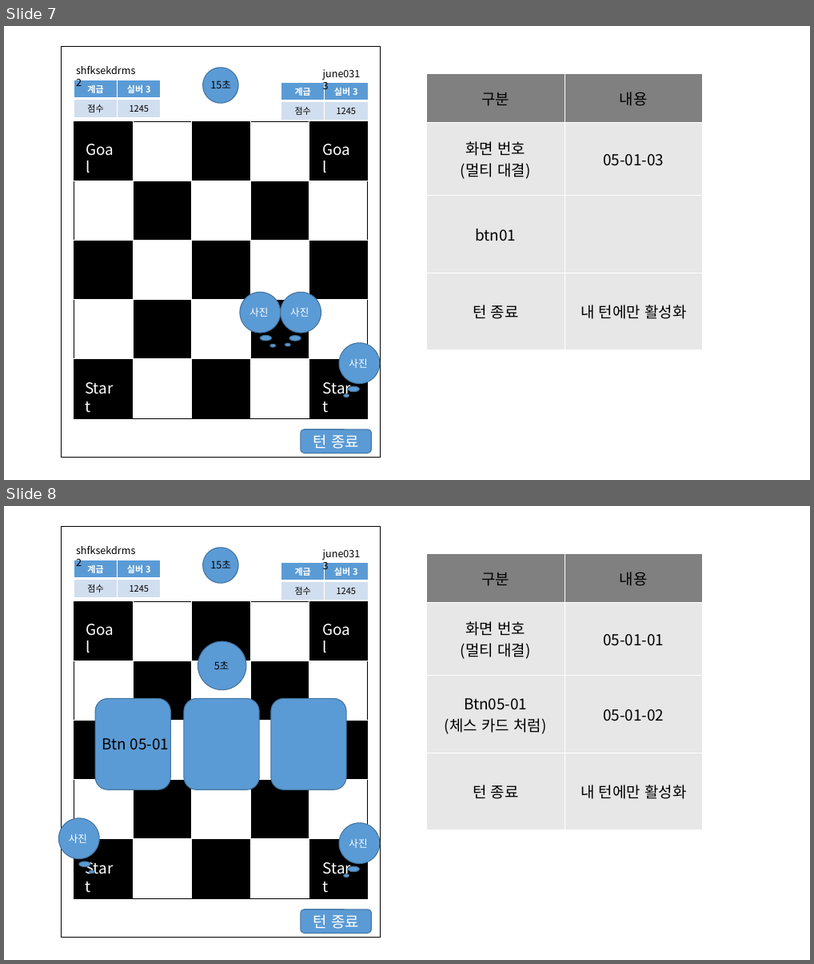
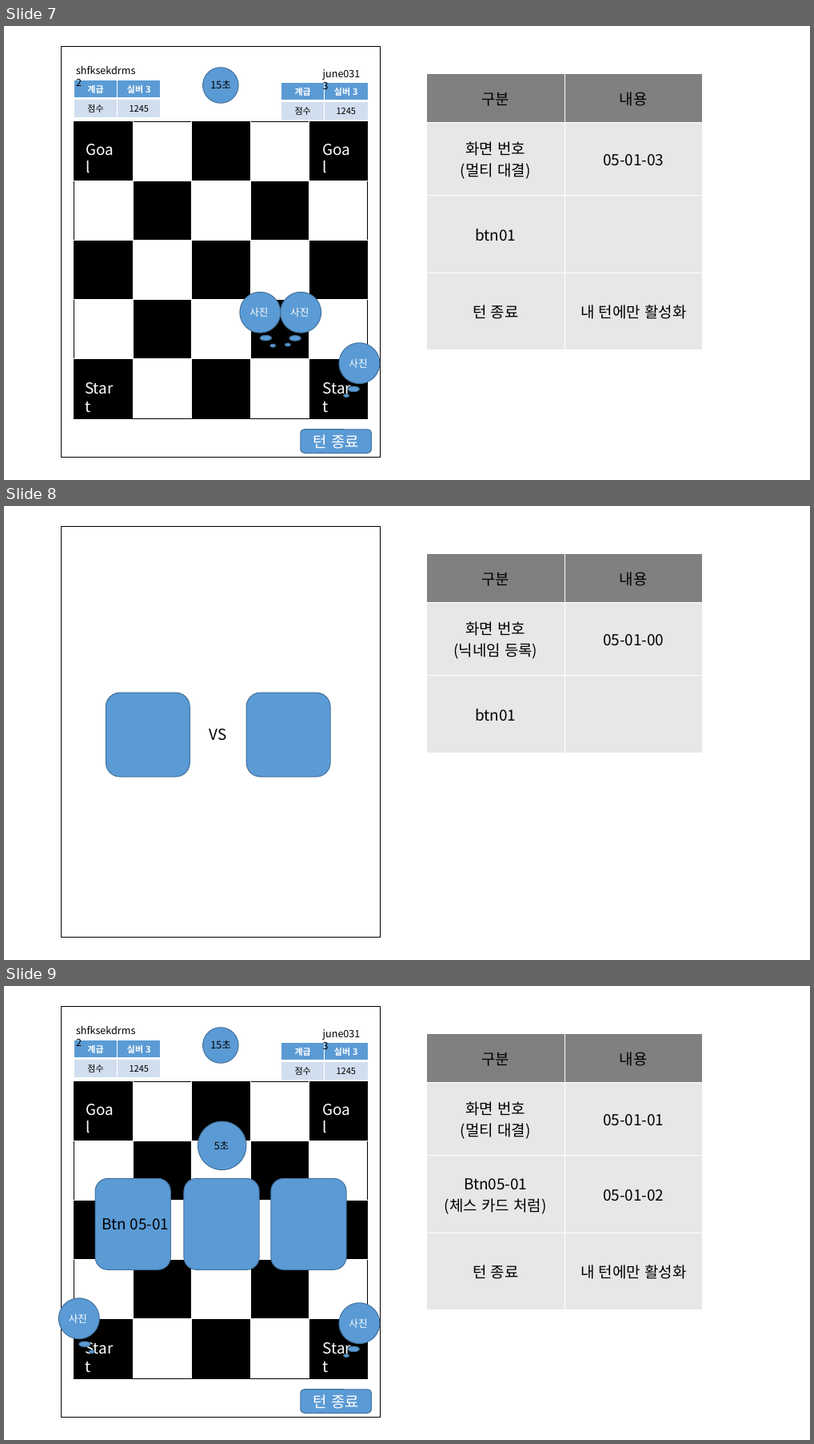
Before and after one commit to Maze-of-memories/origin, a slide deck: 화면정의서.pptx. Shown one above the other, each under a label of ours: slides 7 and 8 before the commit, slides 7, 8 and 9 after it. The pictures are 814x964 and 814x1444 pixels, drawn with LibreOffice and Linux fonts; fonts in the diff are those of the drawing. Boxes give left, top, right and bottom in pixels: in the first picture for what was removed or moved away, otherwise in the second. Text is boxed around its words. In the diff, an @@ line names an element or a change of style, - is before the commit and + after.

```diff
--- a/화면정의서.pptx
+++ b/화면정의서.pptx
@@ slide 8 added at (x1=4, y1=506, x2=810, y2=960), background #FFFFFF @@
@@ rectangle added at (x1=61, y1=527, x2=380, y2=936), fill #FFFFFF, outline #000000 1 pt @@
@@ table added at (x1=427, y1=554, x2=702, y2=753), 3 rows, 2 columns @@
+구분 | 내용
+화면 번호 (닉네임 등록) | 05-01-00
+btn01 | 
@@ rounded rectangle added at (x1=106, y1=692, x2=190, y2=776), fill #5B9BD5, outline #43739E 1 pt @@
@@ rounded rectangle added at (x1=246, y1=692, x2=330, y2=776), fill #5B9BD5, outline #43739E 1 pt @@
@@ text added at (x1=209, y1=728, x2=226, y2=740), 18 pt, text #000000 @@
+VS
@@ what was slide 8 is now slide 9 @@
```
Also in this commit, not shown: 1 slide changed, 2 other files.
